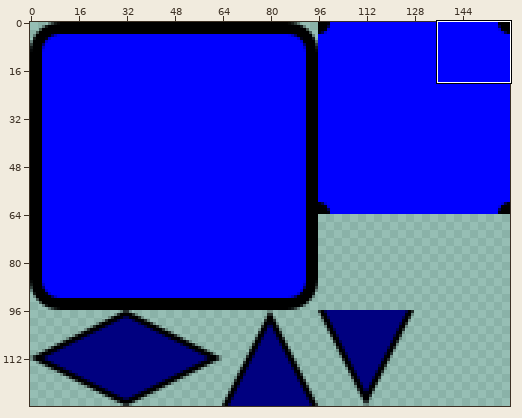
Sprite sheet, stored at Resources/tilemap1.png. Above, an overview of the earlier version with the close-up marked.
Close-up. Before:
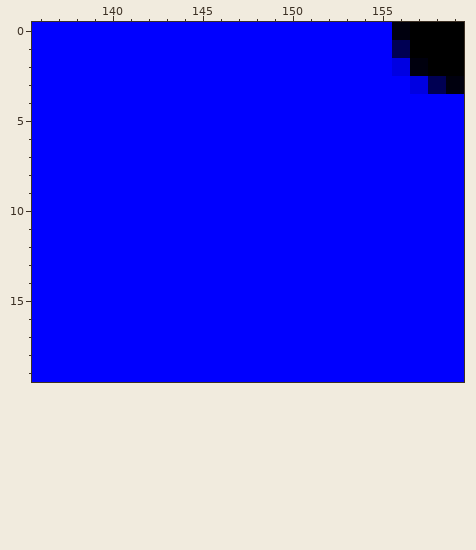
The file is 160x128 pixels. Pixels under 10% opacity are left out. Colours within 5 levels of each other are drawn and written as one. Shown: x 136..159, y 0..19. The commit also changed other parts of the picture, which this record leaves out.
And afterwards:
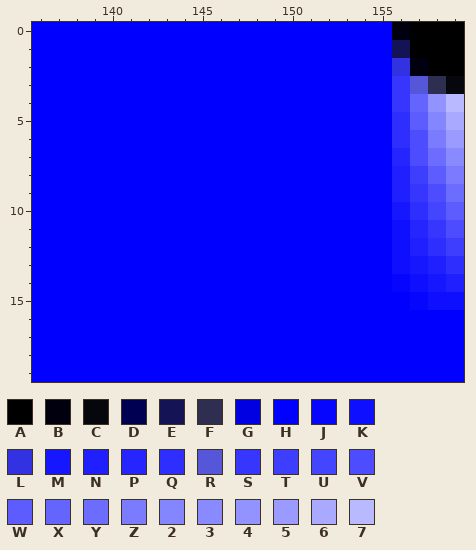
Palette (. is transparent): A #000000  B #00000e  C #06070d  D #000053  E #131355  F #2e2e50  G #0000e2  H #0000ff  J #0606ff  K #0f0fff  L #3232e2  M #1616ff  N #1f1fff  P #2525ff  Q #2e2eff  R #5657d8  S #3636ff  T #3e3eff  U #4445ff  V #4d4dff  W #5c5cff  X #6464ff  Y #6c6cff  Z #7b7bff  2 #8486ff  3 #8a8aff  4 #9293ff  5 #9a9aff  6 #a9a9ff  7 #b9b9ff
Change:
{"y":1,"x":156,"old":"D","new":"E"}
{"y":2,"x":156,"old":"G","new":"L"}
{"y":3,"x":156,"old":"HGDB","new":"SRFC"}
{"y":4,"x":156,"old":"HHHH","new":"SX47"}
{"y":5,"x":156,"old":"HHHH","new":"QW26"}
{"y":6,"x":156,"old":"HHHH","new":"QVZ5"}
{"y":7,"x":156,"old":"HHHH","new":"PVY3"}
{"y":8,"x":156,"old":"HHHH","new":"NTWZ"}
{"y":9,"x":156,"old":"HHHH","new":"NSVY"}
{"y":10,"x":156,"old":"HHHH","new":"MQUW"}
{"y":11,"x":156,"old":"HHHH","new":"KPSV"}
{"y":12,"x":156,"old":"HHHH","new":"KNQT"}
{"y":13,"x":156,"old":"HHHH","new":"KMNQ"}
{"y":14,"x":156,"old":"HHHH","new":"JKMN"}
{"y":15,"x":157,"old":"HHH","new":"JKK"}
{"label":"changed","picture_box":[392,40,464,310]}
